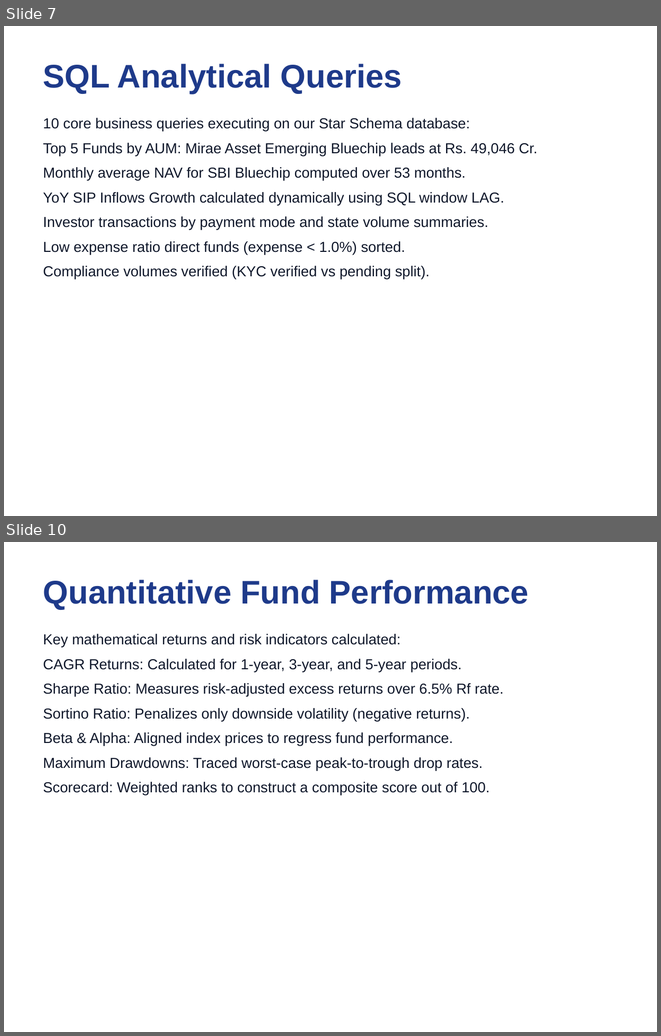
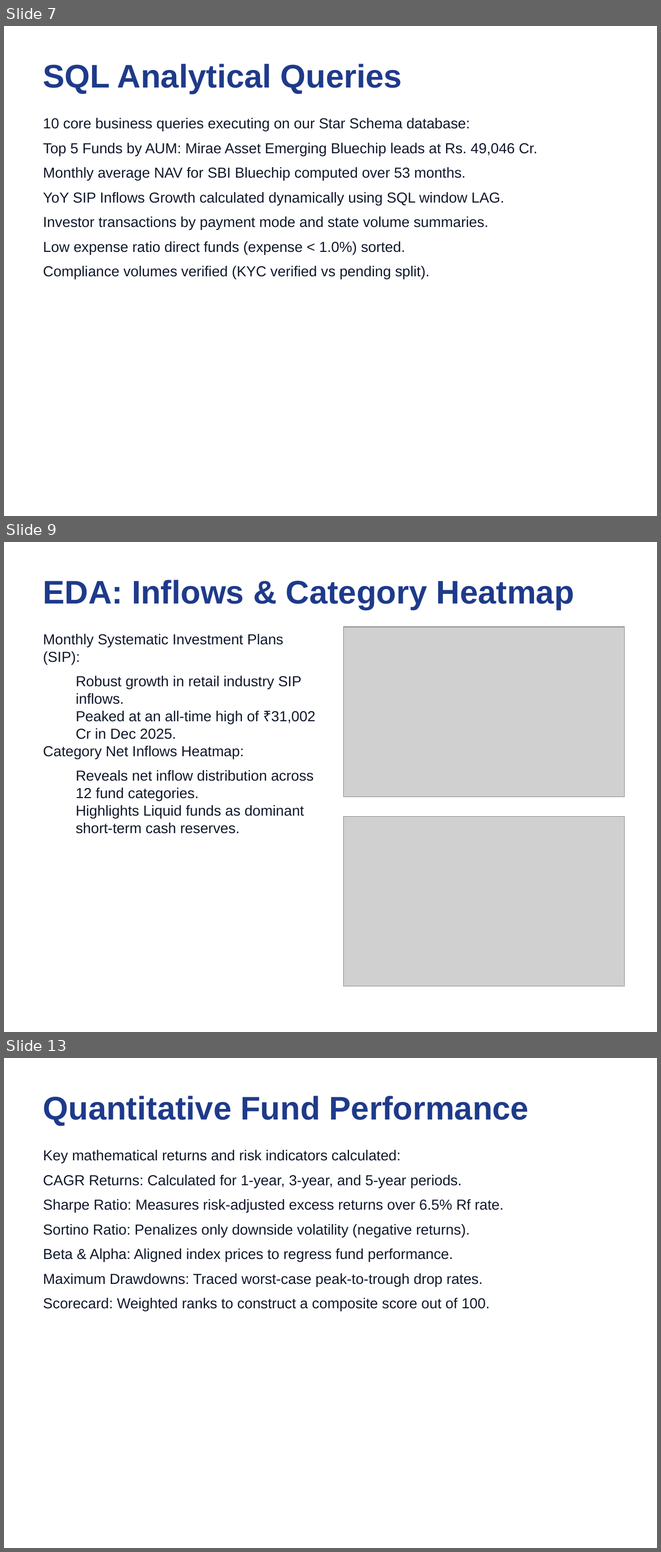
Before and after one commit to vishaalnarigiri/bluestock-mutual-fund-analytics, a slide deck: reports/Presentation.pptx. Shown one above the other, each under a label of ours: slides 7 and 10 before the commit, slides 7, 9 and 13 after it; the slides between them are not shown. The pictures are 661x1036 and 661x1552 pixels, drawn with LibreOffice and Linux fonts; fonts in the diff are those of the drawing; grey boxes stand for pictures. Boxes give left, top, right and bottom in pixels: in the first picture for what was removed or moved away, otherwise in the second. Text is boxed around its words. In the diff, an @@ line names an element or a change of style, - is before the commit and + after.

```diff
--- a/reports/Presentation.pptx
+++ b/reports/Presentation.pptx
@@ slide 9 added at (x1=4, y1=542, x2=657, y2=1032), background #FFFFFF @@
@@ text added at (x1=43, y1=580, x2=574, y2=610), 36 pt, text #1E3A8A, bold @@
+EDA: Inflows & Category Heatmap
@@ text added at (x1=43, y1=634, x2=316, y2=834), 16 pt, text #0F172A @@
+Monthly Systematic Investment Plans (SIP):
+  Robust growth in retail industry SIP inflows.
+  Peaked at an all-time high of ₹31,002 Cr in Dec 2025.
+Category Net Inflows Heatmap:
+  Reveals net inflow distribution across 12 fund categories.
+  Highlights Liquid funds as dominant short-term cash reserves.
@@ picture added at (x1=344, y1=627, x2=624, y2=796) @@
@@ picture added at (x1=344, y1=816, x2=624, y2=986) @@
@@ what was slide 10 is now slide 13 @@
```
Also in this commit, not shown: 4 other slides added, 2 slides removed, 51 other files.
